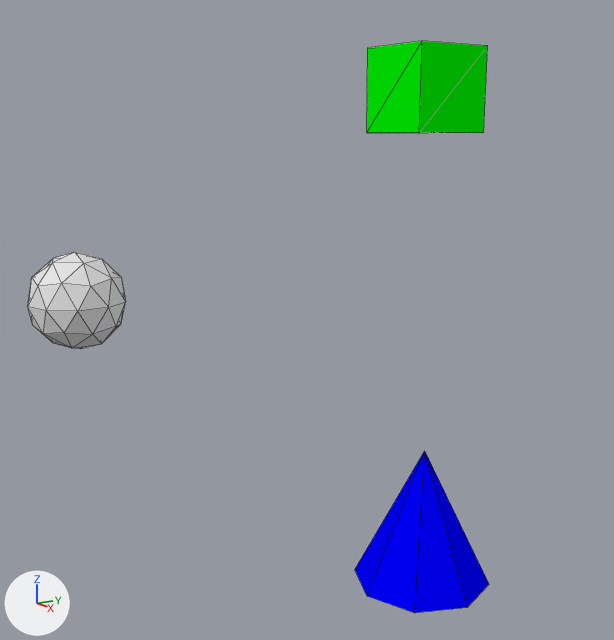
The Blender file Graphics/aran_anim2.blend: old version first, new version second.
Rendered twice from a camera (50 mm lens) standing at (12.98, -10.99, 5.53) and looking at (-0.66, -2.17, 1.88). The lights are fixed; the arrows at lower left show +X, +Y and +Z. Mesh edges are drawn as thin lines.

The first picture shows 'BoxChild', 'Cone', 'GreenBox'.
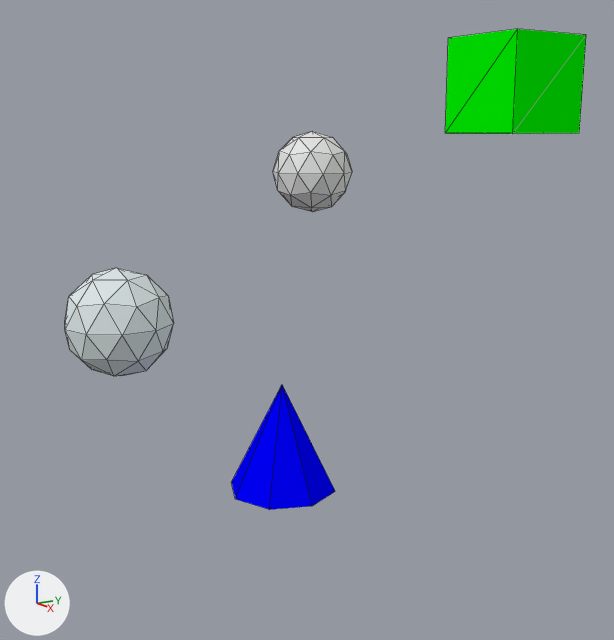
Pixel boxes [x1, y1, x2, y2] of what changed, in the pictures (614 x 640 px):
'GreenBox', moved
    before: [367, 41, 487, 133]
    after: [445, 29, 586, 134]
'Cone', moved
    before: [355, 451, 489, 613]
    after: [231, 385, 335, 510]
'BoxChild', recoloured, moved
    before: [28, 252, 126, 349]
    after: [273, 131, 352, 212]
'SilverBall', added
    after: [65, 268, 174, 376]

What the commit changed:
Material 'SilverMat' (mat_silvermat) is new.
Its base color is (0.726, 0.8, 0.8) (white #dde7e7).
me_sphere has 42 vertices, 80 faces and spans x -0.95..0.95, y -1.0..1.0, z -1.0..1.0.
me_sphere now uses material mat_silvermat (white #dde7e7).
Object 'Cone' (ob_cone) moves from (4.18, -3.27, 0.0) to (0.26, -3.3, 0.0).
Object 'GreenBox' (ob_greenbox) moves from (-3.28, 2.93, 6.43) to (-0.46, 2.96, 6.43).
Object 'BoxChild' (ob_boxchild) moves from (-3.847, -5.669, 2.103) to (-8.017, 0.895, 4.461).
Object 'SilverBall' (ob_silverball) is new; it shows me_sphere.
Its location is (-1.5, -5.67, 2.1).
